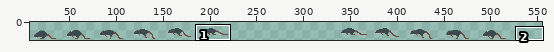
Sprite sheet: aseprite/rat_jump.png. Above, an overview of the earlier version with the close-up marked.
Close-up. Before the commit:
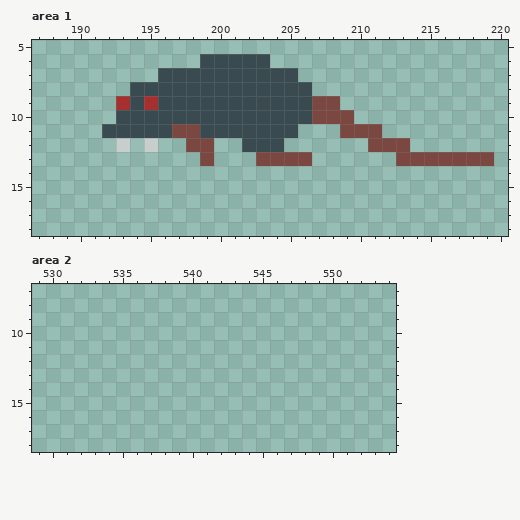
The file is 465x15 pixels. Shown: area 1: x 187..220, y 5..18; area 2: x 529..554, y 7..18. The old version is drawn lined up with the new one. The wide view leaves out empty margins. The commit also changed other parts of the picture, which this record leaves out.
The result:
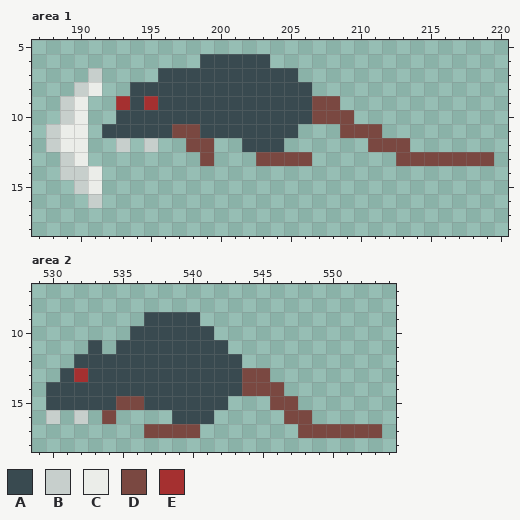
Palette (. is transparent): A #394a50  B #c7cfcc  C #ebede9  D #7a4841  E #a53030
Difference:
canvas 465x15 -> 555x19; drawings rearranged on the sheet (the old picture shows each at its new place; 4 dropped ones are not shown)
Area 1:
y 7: x 191 . -> B
y 8: x 190..191 .. -> BC
y 9..10: x 189..190 .. -> BC
y 11..12: x 188..190 ... -> BCC
y 13: x 189..190 .. -> BC
y 14: x 189..191 ... -> BBC
y 15: x 190..191 .. -> BC
y 16: x 191 . -> B
Area 2:
y 9: x 537..540 .... -> AAAA
y 10: x 536..541 ...... -> AAAAAA
y 11: x 533 . -> A; x 535..542 ........ -> AAAAAAAA
y 12: x 532..543 ............ -> AAAAAAAAAAAA
y 13: x 531..545 ............... -> AEAAAAAAAAAAADD
y 14: x 530..546 ................. -> AAAAAAAAAAAAAADDD
y 15: x 530..542 ............. -> AAAAADDAAAAAA; x 546..547 .. -> DD
y 16: x 530 . -> B; x 532 . -> B; x 534 . -> D; x 539..541 ... -> AAA; x 547..548 .. -> DD
y 17: x 537..540 .... -> DDDD; x 548..553 ...... -> DDDDDD
Where, in picture pixels (left, top, right, bottom), the same in both close-ups:
added: (46, 68, 102, 208)
added: (46, 312, 382, 438)
